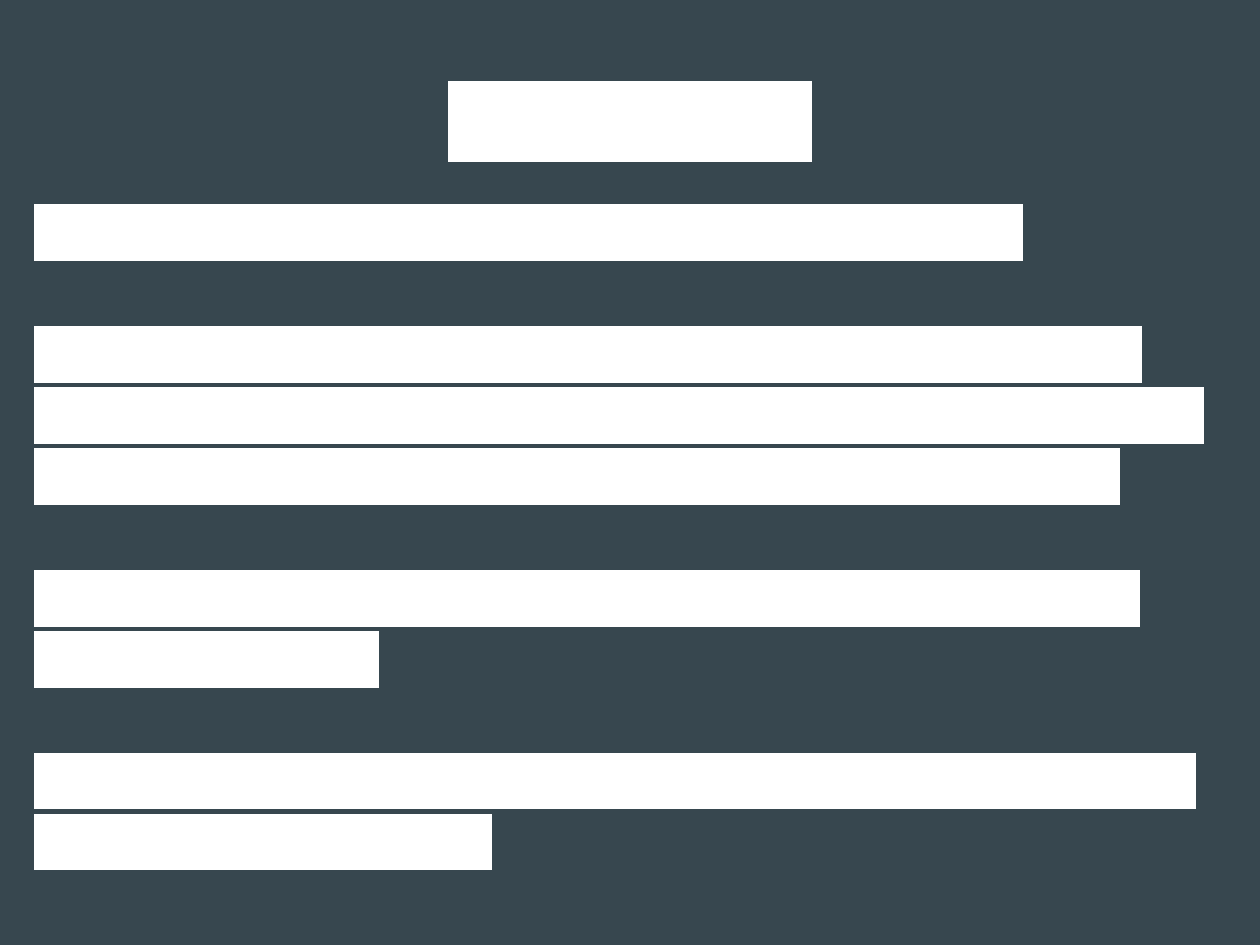
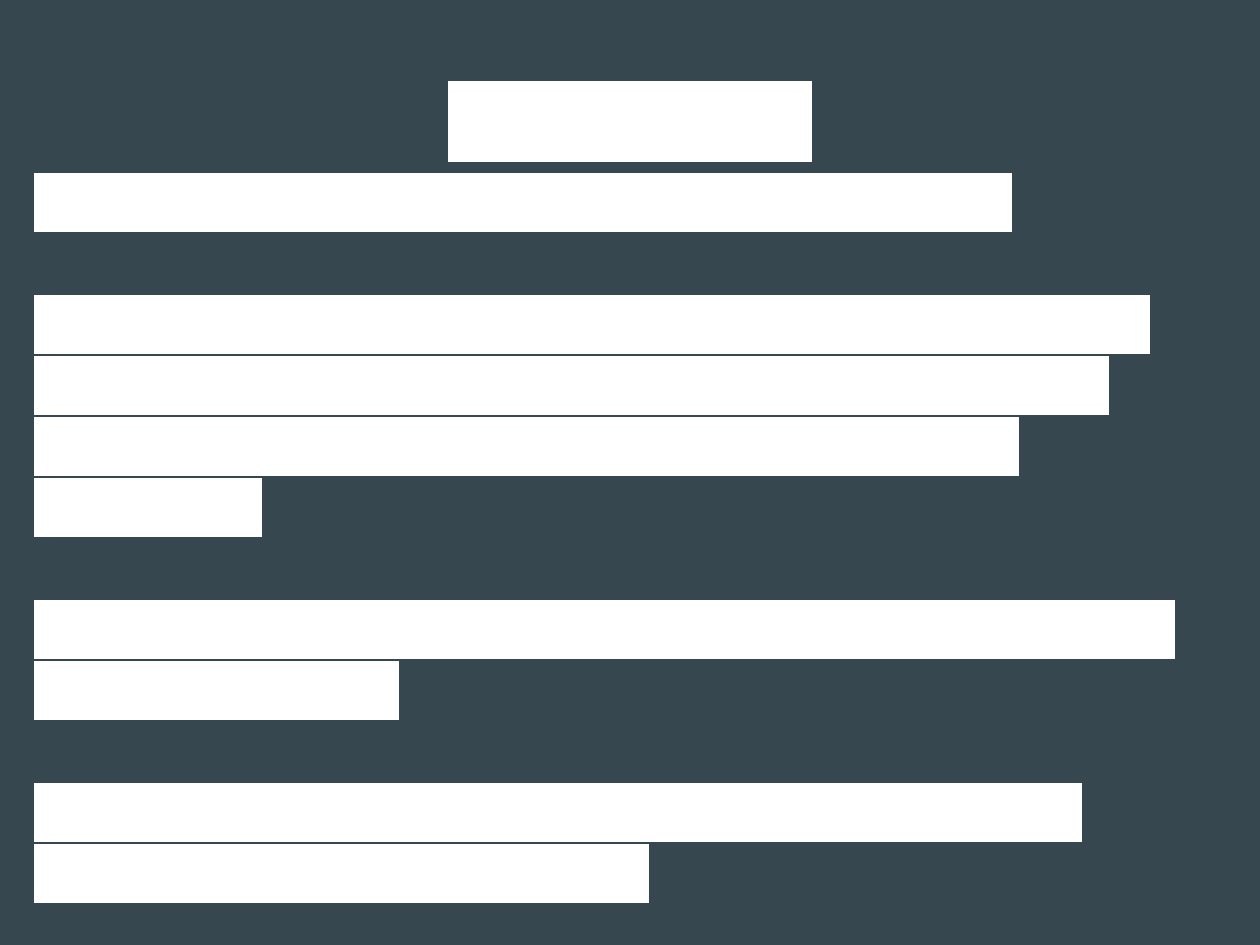
Before and after one commit to kentarchie/PebbleUniforumTalk, a slide deck: slide 2 of PebbleDevTalk.odp. Drawn at 1260x945 pixels with LibreOffice and Linux fonts; fonts in the diff are those of the drawing. Boxes give left, top, right and bottom in pixels: in the first picture for what was removed or moved away, otherwise in the second. Text is boxed around its words. In the diff, an @@ line names an element or a change of style, - is before the commit and + after.

```diff
--- a/PebbleDevTalk.odp
+++ b/PebbleDevTalk.odp
@@ subtitle "I am a software developer ...": place and size @@
-subtitle "I am a software developer ..." at (34,204,1202,871)
+subtitle "I am a software developer ..." at (34,167,1173,904)
@@ subtitle "I am a software developer ..." at (34,167,1173,904): font Arial to Karla @@
```
Also in this commit, not shown: 1 other slide changed, 7 slides added.
